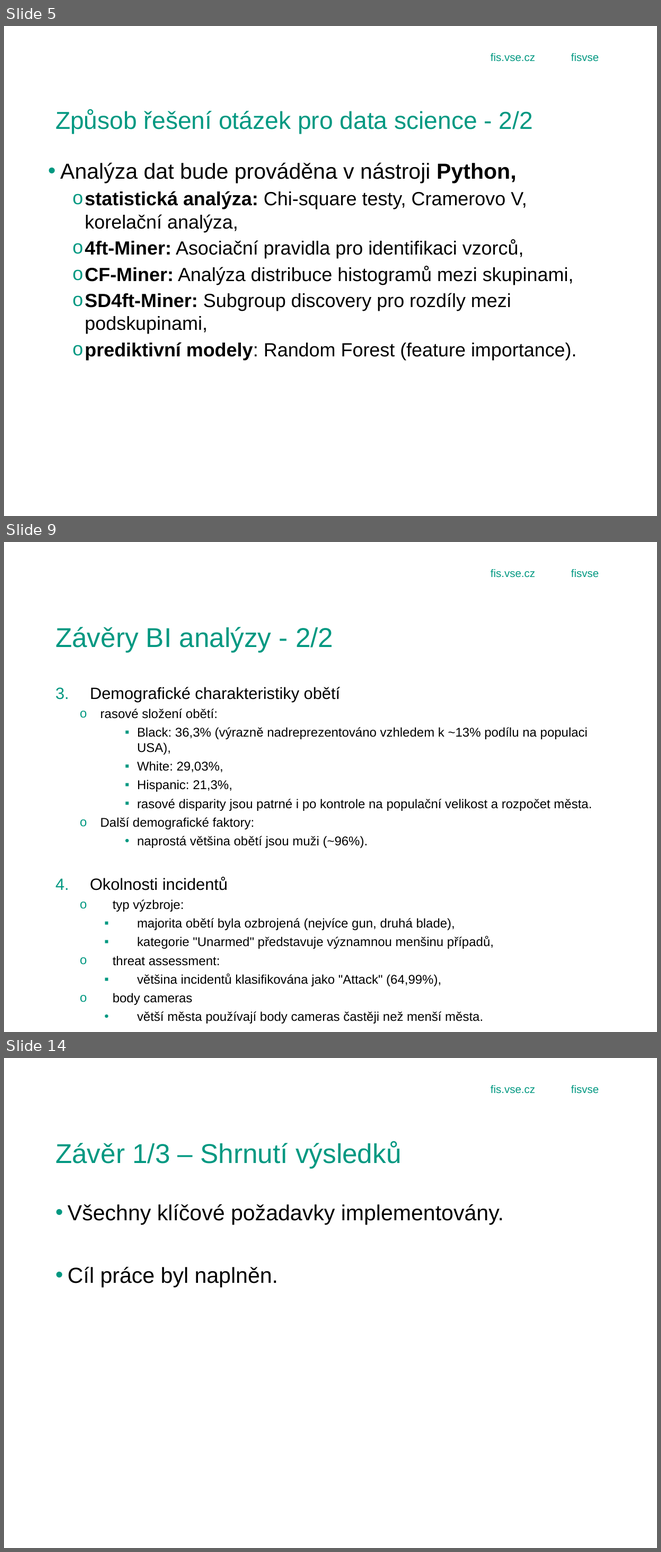
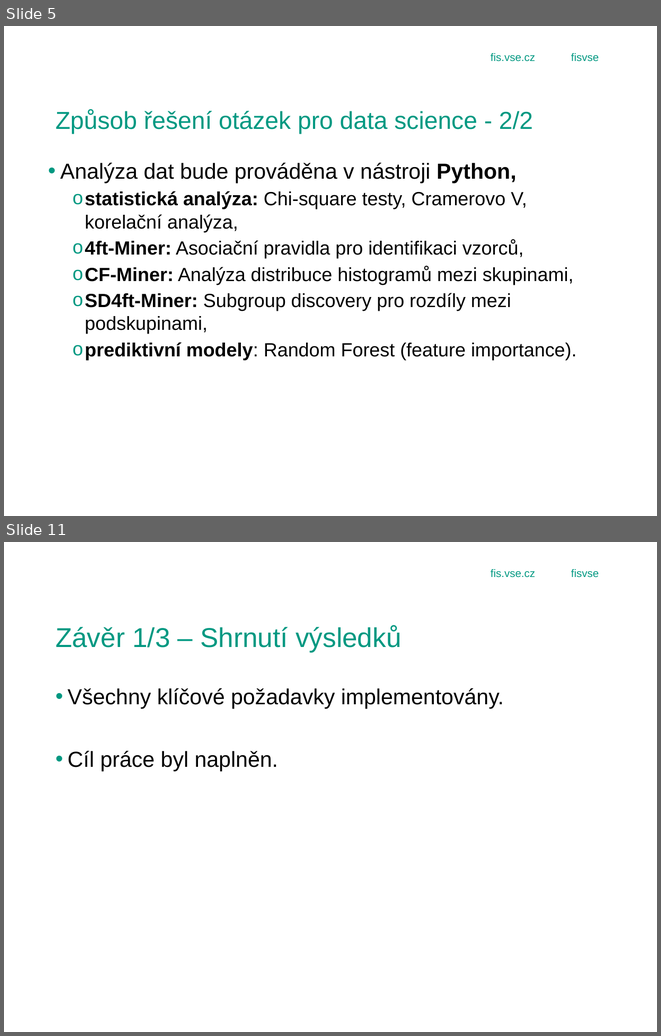
Before and after one commit to Bebicek/4IZ503_gajj02, a slide deck: obhajoba_prezentace.pptx. Shown one above the other, each under a label of ours: slides 5, 9 and 14 before the commit, slides 5 and 11 after it; the slides between them are not shown. The pictures are 661x1552 and 661x1036 pixels, drawn with LibreOffice and Linux fonts; fonts in the diff are those of the drawing; background and template pictures are left out. Boxes give left, top, right and bottom in pixels: in the first picture for what was removed or moved away, otherwise in the second. Text is boxed around its words. In the diff, an @@ line names an element or a change of style, - is before the commit and + after.

```diff
--- a/obhajoba_prezentace.pptx
+++ b/obhajoba_prezentace.pptx
@@ slide 9 removed at [4,542,657,1032], background picture (left out); not listed: 3 template elements that a slide beside it also shows @@
@@ title removed at [55,627,333,652] @@
-Závěry BI analýzy - 2/2
@@ text removed at [55,687,592,1023] @@
-3. Demografické charakteristiky obětí
-  o rasové složení obětí:
-    ▪ Black: 36,3% (výrazně nadreprezentováno vzhledem k ~13% podílu na populaci USA),
-    ▪ White: 29,03%,
-    ▪ Hispanic: 21,3%,
-    ▪ rasové disparity jsou patrné i po kontrole na populační velikost a rozpočet města.
-  o Další demografické faktory:
-    • naprostá většina obětí jsou muži (~96%).
-4. Okolnosti incidentů
-  o typ výzbroje:
-    ▪ majorita obětí byla ozbrojená (nejvíce gun, druhá blade),
-    ▪ kategorie "Unarmed" představuje významnou menšinu případů,
-  o threat assessment:
-    ▪ většina incidentů klasifikována jako "Attack" (64,99%),
-  o body cameras
-    • větší města používají body cameras častěji než menší města.
@@ what was slide 14 is now slide 11 @@
```
Also in this commit, not shown: 7 slides changed, 1 slide added, 3 other slides removed.
